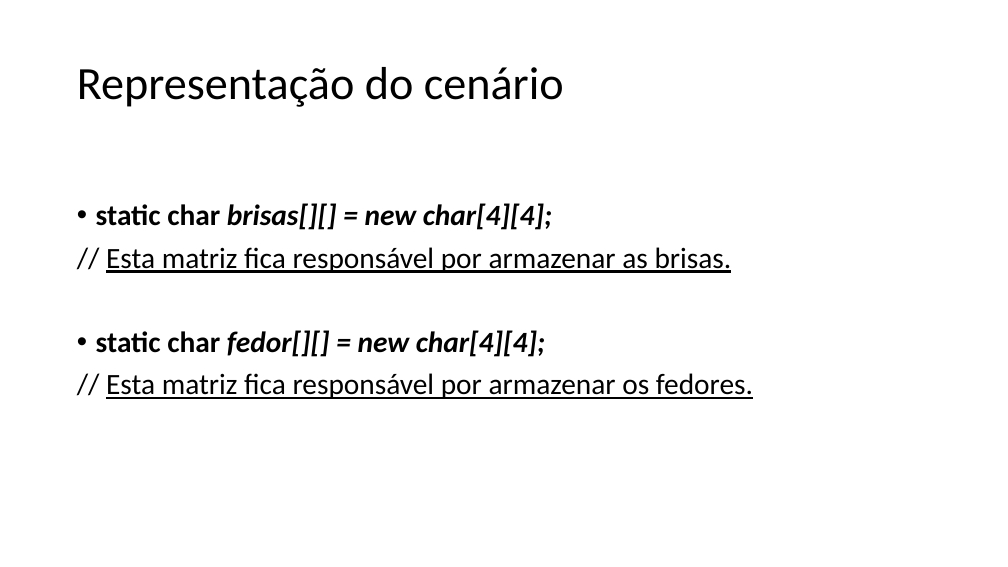
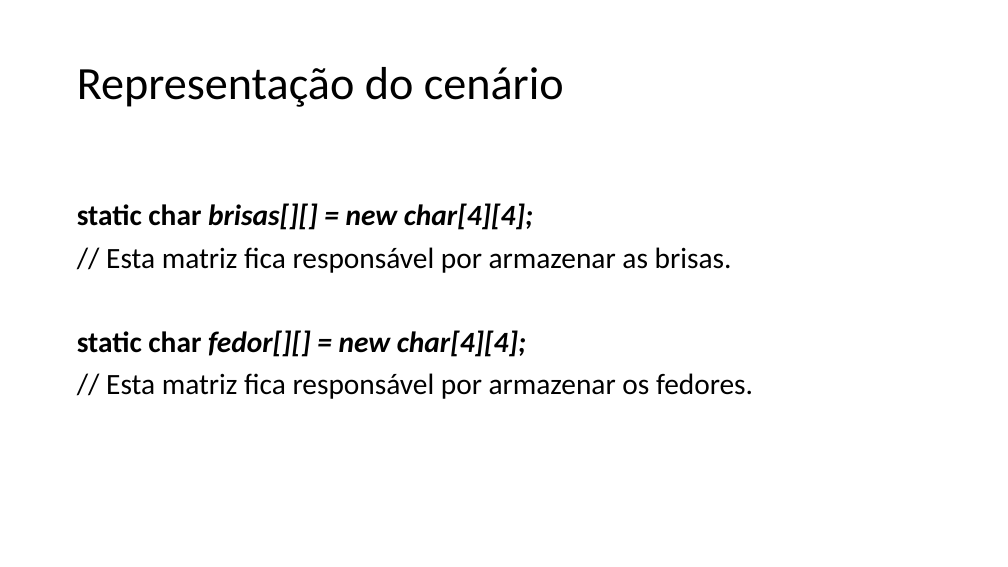
Before and after one commit to rodrigocarlos2/AgenteInteligente, a slide deck: slide 5 of Mundo do Wumpus.pptx. Drawn at 1008x567 pixels with LibreOffice and Linux fonts; fonts in the diff are those of the drawing. Boxes give left, top, right and bottom in pixels: in the first picture for what was removed or moved away, otherwise in the second. Text is boxed around its words. In the diff, an @@ line names an element or a change of style, - is before the commit and + after.

```diff
--- a/Mundo do Wumpus.pptx
+++ b/Mundo do Wumpus.pptx
@@ text "static char brisas[][] = new ..." at <box>77,203,753,399</box>: underline off in "Esta matriz fica responsável por armazenar as ...", "Esta matriz fica responsável por armazenar os ..."; bullet • to none @@
```
Also in this commit, not shown: 3 other slides changed.
